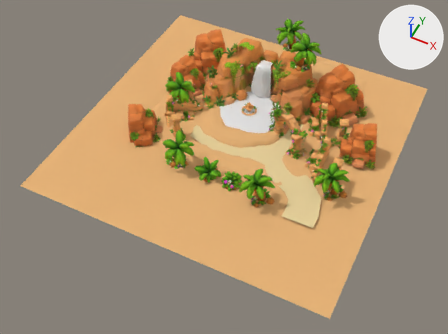
What one commit did to the FBX model Assets/Art/Environment/Forgotten_Oasis.fbx.
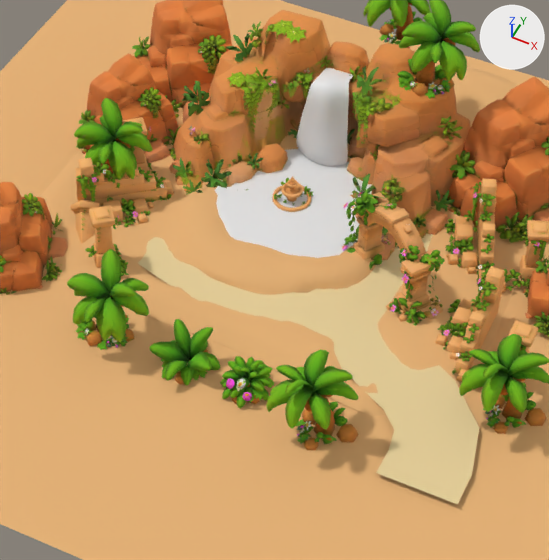
Each version is shown whole from a camera (50 mm lens) standing at (15.7, -37.7, 37.1) and looking at (0.7, -7.7, -0.5), then close up on the part from 31% to 78% of the width and 10% to 75% of the height. The lights are fixed; the arrows at upper right show +X, +Y and +Z. The first two pictures are the older version. Where no turn or scale is listed for an object, it has been applied to the vertices. Vertices at exactly the same position are counted once.

The first close-up shows 'Big Tree.004', 'Big Tree.005', 'Mountain', 'Plane.002', 'Plane.003', 'Plane.004', 'RockPile.001', 'RockPile.002', 'RockPile.003', 'RockPile.004', 'StoneArch', 'Water_plane' and 14 more.
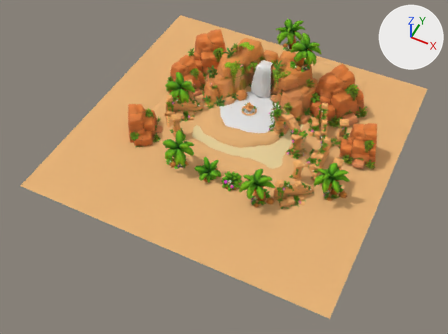
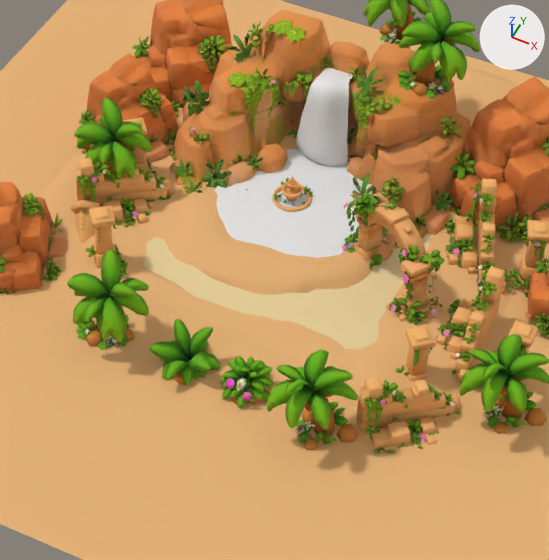
Where the change shows, as pixel boxes [x1, y1, x2, y2] in the close-ups (549 x 560 px; the box of a moved part takes in the faces that stretch with it):
'Plane.002', reshaped: before [39, 50, 527, 416]; after [39, 50, 527, 408]
'Plane.004', reshaped: before [138, 234, 479, 504]; after [144, 234, 432, 349]
'BrokenWalls.003', added (orange): after [356, 325, 461, 453]
part 1 of me_plane_004, deleted (beige): before [374, 365, 479, 504]
part 2 of me_plane_002, moved or reshaped: before [134, 267, 450, 416]; after [133, 264, 452, 408]

The change, as a list of edits to the scene's bpy script:
```text
Change me_plane_004:
    used by ob_plane_004; location = (4.03, -3.25, 0.0)
    verts and faces of me_plane_004; kept vertices keep their numbers, new ones are numbered from 32
    before: 22 (1.8, -4.83, 0.0) at pixel (373, 400), 23 (2.87, -2.57, 0.0) at pixel (435, 361), 24 (2.18, -5.02, 0.0) at pixel (383, 409), 25 (3.69, -3.02, 0.0) at pixel (455, 380), 26 (2.79, -5.6, 0.0) at pixel (394, 429)
    before: 27 (4.99, -4.42, 0.0) at pixel (479, 427), 28 (2.93, -6.42, 0.0) at pixel (388, 451), 29 (5.42, -6.14, 0.0) at pixel (471, 475), 30 (2.92, -7.31, 0.0) at pixel (375, 472), 31 (5.42, -7.31, 0.0) at pixel (457, 504)
    remove me_plane_004.from_pydata(...)  # 32 vertices, 15 faces; spans x -8.25..5.42, y -7.31..3.92, z 0.0
    add me_plane_004.from_pydata(...)  # 24 vertices, 11 faces; spans x -8.25..2.87, y -4.83..3.92, z 0.0
    me_plane_004 part 1
    add delete_vertices([*range(24, 32)])  # with the faces that use them
Change me_plane_002:
    where me_plane_002.from_pydata(...)  # 3631 vertices, 3502 faces; spans x -8.1..8.1, y -8.7..8.1, z -0.5..0.3
    used by ob_plane_002; location = (0.27, 0.12, 0.03)
    me_plane_002 part 2: 190 of 3631 vertices moved; they spanned x -3.1..8.1, y -8.7..-5.5, z -0.4..0.0 and now span x -3.1..8.1, y -8.7..-5.5, z -0.4..0.2; mean shift (0.0, 0.0, 0.1); largest move (5.1, -6.7, -0.3) -> (5.1, -6.6, 0.2)
Add ob_brokenwalls_003:
    ob_brokenwalls_003 = bpy.data.objects.new('BrokenWalls.003', me_brokenwalls.copy())  # the mesh of ob_brokenwalls
    ob_brokenwalls_003.location = (6.75, -7.79, -0.33)
```
